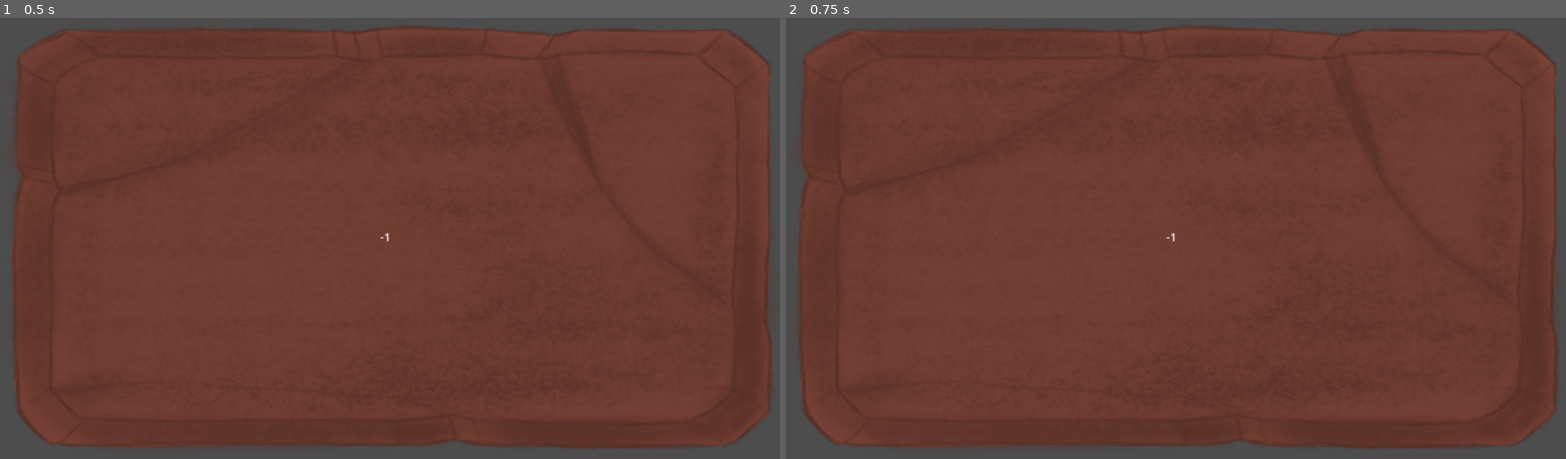
Above: before the commit, frames 1-2 (left to right).
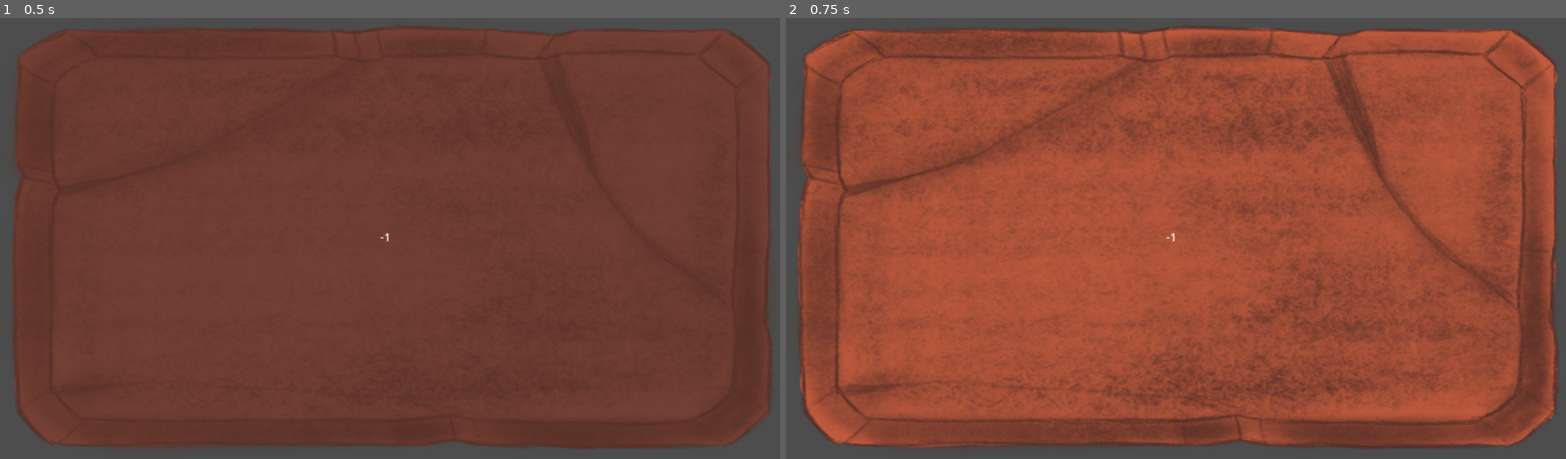
Above: after the commit, the same moments.

Repository: benitsch/Ludum-Dare-56
Game: Godot game, scene res://scenes/ui/level_select_button.tscn
Two runs of this game, one before a commit and one after it. Both use one fixed random seed, a clock stepped at 60 frames per second and the inputs below. This scene is started directly instead of the project's main scene.
Inputs:
- Up to frame 1 (0.5 s): no input
- Up to frame 2 (0.75 s): click "-1" at 0.5 s

Frame 1 is identical in both runs. In frame 2, 83% of the frame differs, in the area x 1-99%, y 2-98%.

Commit message:
improved level select button states

Diff:
--- a/scenes/ui/level_select_button.tscn
+++ b/scenes/ui/level_select_button.tscn
@@ -1,7 +1,9 @@
-[gd_scene load_steps=3 format=3 uid="uid://cgvdgc8s43q4k"]
+[gd_scene load_steps=5 format=3 uid="uid://cgvdgc8s43q4k"]
 
 [ext_resource type="Script" path="res://scripts/ui/level_select_button.gd" id="2_b4q5t"]
-[ext_resource type="Texture2D" uid="uid://ckl0eb0moo5tn" path="res://DevArt/enviroment/Sign01.png" id="2_exsuk"]
+[ext_resource type="Texture2D" uid="uid://s56h7u104nkm" path="res://DevArt/enviroment/Sign01.png" id="2_exsuk"]
+[ext_resource type="Texture2D" uid="uid://besxb0sw3dce2" path="res://DevArt/enviroment/Sign03.png" id="2_kxcqy"]
+[ext_resource type="Texture2D" uid="uid://b82jwbdq1y6sf" path="res://DevArt/enviroment/Sign02.png" id="3_elw7g"]
 
 [node name="LevelSelectButton" type="TextureButton"]
 anchors_preset = 15
@@ -12,6 +14,8 @@
 size_flags_horizontal = 3
 size_flags_vertical = 3
 texture_normal = ExtResource("2_exsuk")
+texture_pressed = ExtResource("2_kxcqy")
+texture_hover = ExtResource("3_elw7g")
 ignore_texture_size = true
 stretch_mode = 0
 script = ExtResource("2_b4q5t")
